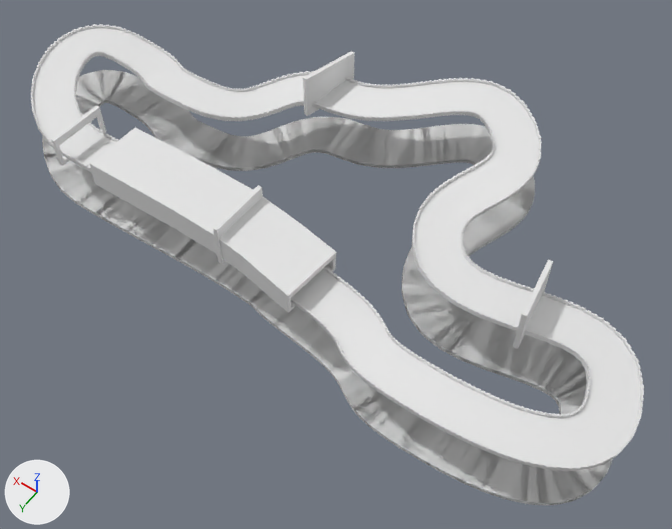
The Blender file files/models/track.blend, before and after one commit.
Both versions are drawn from a camera (50 mm lens) standing at (-201.0, 183.0, 291.0) and looking at (-56.0, -21.0, -29.0). Every picture has the same lights, and +X, +Y and +Z are marked at lower left.

Before the edit, the objects in view are built like this:
```python
me_cube_collide = bpy.data.meshes.new('Cube.collide')
me_cube_collide.from_pydata(...)  # 40 vertices, 38 faces; spans x -1.0..1.0, y -10.0..10.0, z -1.0..1.5
me_cube_finish_collide = bpy.data.meshes.new('Cube.finish.collide')
me_cube_finish_collide.from_pydata(...)  # 160 vertices, 150 faces; spans x -38.8..65.7, y -8.7..22.3, z -3.7..11.6
me_cube_waypoint_finish = bpy.data.meshes.new('Cube.waypoint_finish')
me_cube_waypoint_finish.from_pydata(...)  # a box spanning x -28.6..-26.6, y -7.8..20.3, z -10.7..10.7
me_cube_waypoint_start = bpy.data.meshes.new('Cube.waypoint_start')
me_cube_waypoint_start.from_pydata(...)  # a box spanning x 53.3..55.3, y -6.1..22.0, z -8.0..13.3
ob_finish = bpy.data.objects.new('Finish', me_cube_finish_collide)
ob_finish.location = (-27.7, 0.9, -1.6)
ob_finish.rotation_euler = (0.00511, 0.0, 0.0)  # degrees (0.3, 0, 0)
ob_finish.scale = (1.05, 1.05, 1.05)
ob_trackmesh = bpy.data.objects.new('TrackMesh', me_cube_collide)
ob_trackmesh.location = (0.0, 0.0, 0.0)
_m = ob_trackmesh.modifiers.new('Array', 'ARRAY')
_m.fit_type = 'FIT_CURVE'
_m.curve = ob_trackbeziercurve
_m = ob_trackmesh.modifiers.new('Curve', 'CURVE')
_m.object = ob_trackbeziercurve
ob_trackwaypointfinish = bpy.data.objects.new('TrackWaypointFinish', me_cube_waypoint_finish)
ob_trackwaypointfinish.location = (0.0, 0.0, 4.4)
ob_trackwaypointstart = bpy.data.objects.new('TrackWaypointStart', me_cube_waypoint_start)
ob_trackwaypointstart.location = (0.0, 0.0, 0.0)
ob_trackwaypointstart.hide_set(True)
# also in view: 'PlaceSensorB' at (-36.0, -41.0, -23.0); 'Start' at (62.0, 7.0, 5.0); 'TrackWaypointQuarter' at (-11.0, -79.0, 10.0); 'TrackWaypointHalf' at (-143.0, -25.0, 7.0)
```
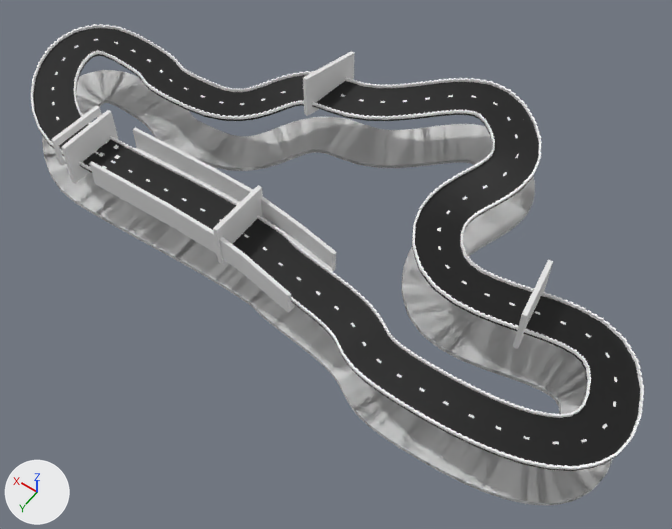
What the commit changed:
Picture 'track' (img_track) is new.
Material 'Track' (mat_track) is new.
Its texture is img_track.
me_cube_collide has 40 vertices, 38 faces and spans x -1.0..1.0, y -10.0..10.0, z -1.0..1.5.
me_cube_collide now uses material mat_track (picture img_track).
me_cube_finish_collide is used by ob_finish; location (-27.7, 0.9, -1.6); rotation (0.00511, 0.0, 0.0), in degrees (0.3, 0, 0); scale (1.05, 1.05, 1.05).
me_cube_finish_collide had 160 vertices, 150 faces and spanned x -38.8..65.7, y -8.7..22.3, z -3.7..11.6.
me_cube_finish_collide now has 160 vertices, 135 faces, 4 loose edges and spans x -38.8..65.7, y -8.7..22.3, z -3.7..11.6.
Part 1, on me_cube_finish_collide:
20 faces are deleted.
4 loose edges are added.
5 new faces join them.
Object 'TrackWaypointStart' (ob_trackwaypointstart) is now shown.

Location of each change, (x1, y1, x2, y2) in pixels of the pictures (672 x 529 px):
'TrackMesh', recoloured (white to black)
    both: (31, 24, 644, 471)
'TrackWaypointStart', shown
    after: (61, 110, 119, 184)
part 1 of me_cube_finish_collide, cut back
    before: (92, 129, 334, 297)
